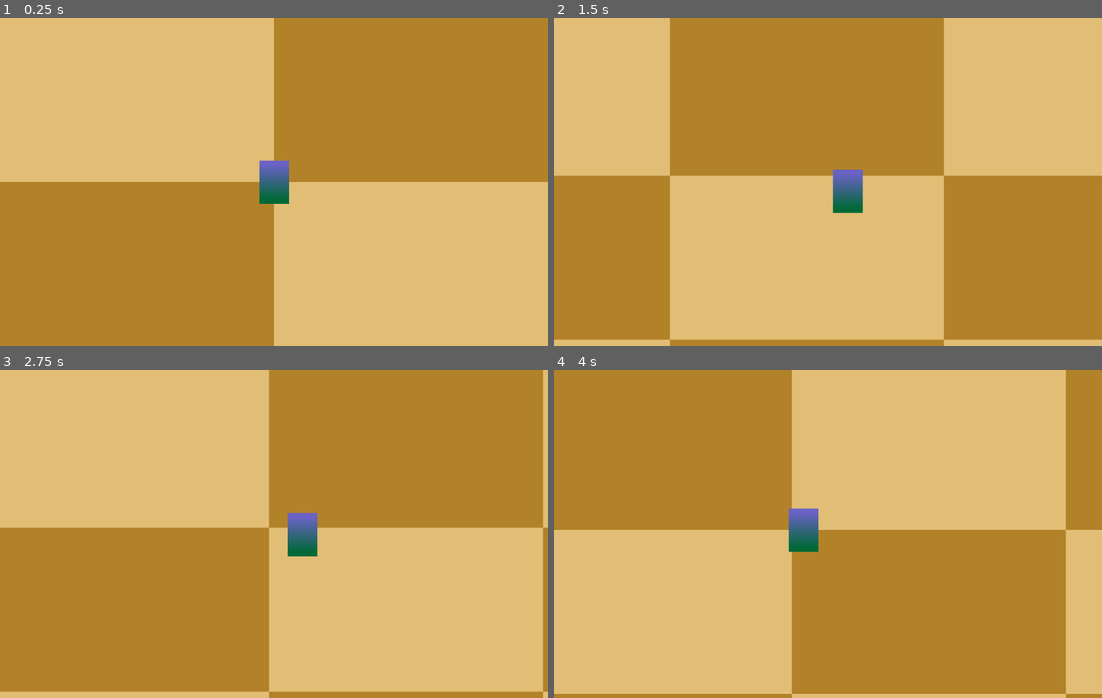
Above: before the commit, frames 1-4 (two rows, left to right).
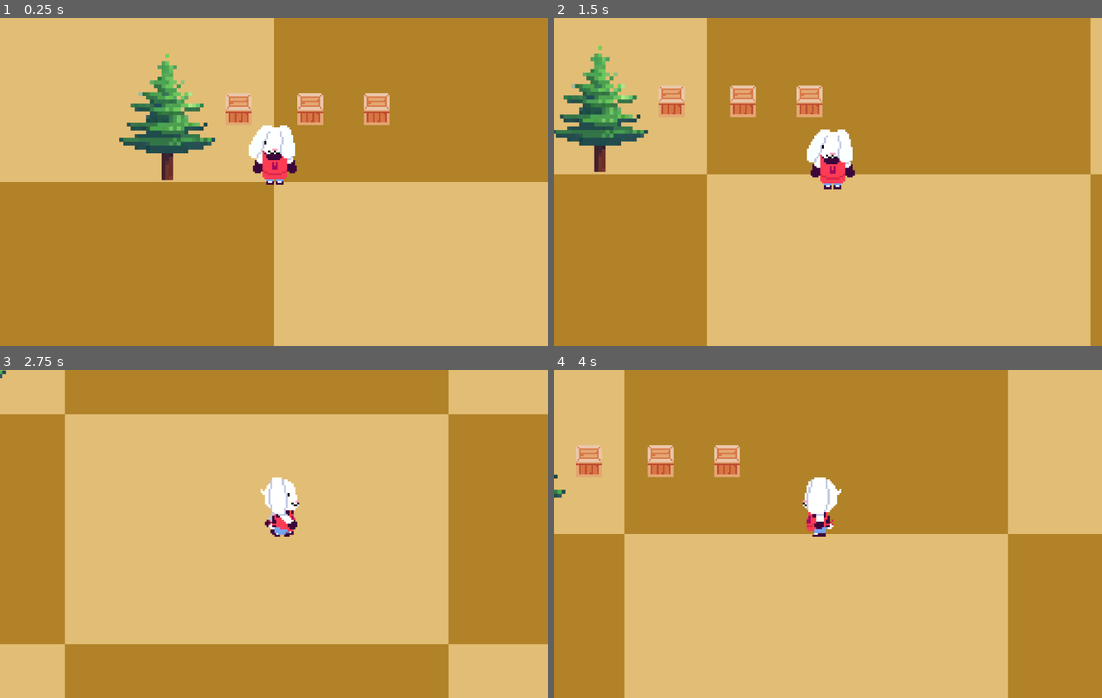
Above: after the commit, the same moments.

Repository: StreamusDark/Game-Jam-2025
Game: Godot game, scene res://Scenes/Prototyping/PrototypeCafe.tscn
Same seed, same stepped clock (60 frames per second), same inputs: the game is played once before the commit and once after it.
Inputs:
- Up to frame 1 (0.25 s): no input
- Up to frame 2 (1.5 s): tap Enter at 0.5 s; hold Right (ui_right) 0.53-1.28 s; hold Down (ui_down) from 1.28 s (still down)
- Up to frame 3 (2.75 s): release Down (ui_down) at 2.03 s; hold Right (ui_right) from 2.03 s (still down)
- Up to frame 4 (4 s): release Right (ui_right) at 2.78 s; hold Up (ui_up) 2.78-3.53 s; hold Left (ui_left) from 3.53 s (still down)

The runs differ from the first frame. In frame 1, 5.4% of the frame differs, in the area x 21-72%, y 10-57%; in frame 2, 40%; in frame 3, 51%; in frame 4, 60%, in the area x 0-100%, y 0-100%.

Commit message:
Character Animation and YSorting

Diff:
--- a/Entities/PrototypePlayer/ProtoPlayerControl.gd
+++ b/Entities/PrototypePlayer/ProtoPlayerControl.gd
@@ -1,11 +1,27 @@
 extends CharacterBody2D
-const max_speed = 500.0
-const accel = 2200
+const max_speed = 250.0
+const accel = 1250.0
+
+@onready var character_sprite = $Sprite
 
 func _process(delta):
 	movement_process(delta)
 
 func movement_process(delta: float):
 	var direction = Input.get_vector("ui_left", "ui_right", "ui_up", "ui_down")
+
+	# Movement Animation
+	if direction.x != 0:
+		var face_dir = "left" if (direction.x < 0) else "right"
+		character_sprite.play(face_dir)
+
+	elif direction.y != 0:
+		var face_dir = "back" if (direction.y < 0) else "front"
+		character_sprite.play(face_dir)
+
+	else:
+		character_sprite.stop()
+		character_sprite.frame = 0
+
 	velocity = velocity.move_toward(direction * max_speed, accel * delta)
 	move_and_slide()
--- a/Entities/PrototypePlayer/ProtoPlayerVisuals.gd
+++ /dev/null
@@ -1,5 +0,0 @@
-extends TextureRect
-
-
-func _process(delta: float) -> void:
-	pass
--- a/Entities/PrototypePlayer/PrototypePlayer.tscn
+++ b/Entities/PrototypePlayer/PrototypePlayer.tscn
@@ -1,38 +1,157 @@
-[gd_scene load_steps=6 format=3 uid="uid://cd0reu8phr487"]
+[gd_scene load_steps=21 format=3 uid="uid://cd0reu8phr487"]
 
 [ext_resource type="Script" uid="uid://b3ckjc7i2tf6p" path="res://Entities/PrototypePlayer/ProtoPlayerControl.gd" id="1_jqu18"]
-[ext_resource type="Script" uid="uid://c2gpdfevnvy80" path="res://Entities/PrototypePlayer/ProtoPlayerVisuals.gd" id="2_jqu18"]
+[ext_resource type="Texture2D" uid="uid://c26vca0epavsc" path="res://Entities/PrototypePlayer/bnuuy-Sheet.png" id="2_jqu18"]
 
-[sub_resource type="Gradient" id="Gradient_ex15j"]
-colors = PackedColorArray(0, 0.4117647, 0.21568628, 1, 0.41568628, 0.38431373, 0.77254903, 1)
+[sub_resource type="AtlasTexture" id="AtlasTexture_hf065"]
+atlas = ExtResource("2_jqu18")
+region = Rect2(0, 32, 32, 32)
 
-[sub_resource type="GradientTexture2D" id="GradientTexture2D_8p7qj"]
-gradient = SubResource("Gradient_ex15j")
-width = 1
-height = 5
-fill_from = Vector2(0, 1)
-fill_to = Vector2(0, 0)
+[sub_resource type="AtlasTexture" id="AtlasTexture_pshop"]
+atlas = ExtResource("2_jqu18")
+region = Rect2(0, 96, 32, 32)
+
+[sub_resource type="AtlasTexture" id="AtlasTexture_yy3k1"]
+atlas = ExtResource("2_jqu18")
+region = Rect2(0, 160, 32, 32)
+
+[sub_resource type="AtlasTexture" id="AtlasTexture_ed6tf"]
+atlas = ExtResource("2_jqu18")
+region = Rect2(0, 224, 32, 32)
+
+[sub_resource type="AtlasTexture" id="AtlasTexture_jqu18"]
+atlas = ExtResource("2_jqu18")
+region = Rect2(0, 0, 32, 32)
+
+[sub_resource type="AtlasTexture" id="AtlasTexture_8p7qj"]
+atlas = ExtResource("2_jqu18")
+region = Rect2(0, 64, 32, 32)
+
+[sub_resource type="AtlasTexture" id="AtlasTexture_1uq6x"]
+atlas = ExtResource("2_jqu18")
+region = Rect2(0, 128, 32, 32)
+
+[sub_resource type="AtlasTexture" id="AtlasTexture_q7pht"]
+atlas = ExtResource("2_jqu18")
+region = Rect2(0, 192, 32, 32)
+
+[sub_resource type="AtlasTexture" id="AtlasTexture_icvbq"]
+atlas = ExtResource("2_jqu18")
+region = Rect2(32, 0, 32, 32)
+
+[sub_resource type="AtlasTexture" id="AtlasTexture_1guo3"]
+atlas = ExtResource("2_jqu18")
+region = Rect2(32, 64, 32, 32)
+
+[sub_resource type="AtlasTexture" id="AtlasTexture_6lm12"]
+atlas = ExtResource("2_jqu18")
+region = Rect2(32, 128, 32, 32)
+
+[sub_resource type="AtlasTexture" id="AtlasTexture_g0334"]
+atlas = ExtResource("2_jqu18")
+region = Rect2(32, 192, 32, 32)
+
+[sub_resource type="AtlasTexture" id="AtlasTexture_v7kx7"]
+atlas = ExtResource("2_jqu18")
+region = Rect2(32, 32, 32, 32)
+
+[sub_resource type="AtlasTexture" id="AtlasTexture_bsuv6"]
+atlas = ExtResource("2_jqu18")
+region = Rect2(32, 96, 32, 32)
+
+[sub_resource type="AtlasTexture" id="AtlasTexture_76ai1"]
+atlas = ExtResource("2_jqu18")
+region = Rect2(32, 160, 32, 32)
+
+[sub_resource type="AtlasTexture" id="AtlasTexture_npgrl"]
+atlas = ExtResource("2_jqu18")
+region = Rect2(32, 224, 32, 32)
+
+[sub_resource type="SpriteFrames" id="SpriteFrames_cjmhn"]
+animations = [{
+"frames": [{
+"duration": 1.0,
+"texture": SubResource("AtlasTexture_hf065")
+}, {
+"duration": 1.0,
+"texture": SubResource("AtlasTexture_pshop")
+}, {
+"duration": 1.0,
+"texture": SubResource("AtlasTexture_yy3k1")
+}, {
+"duration": 1.0,
+"texture": SubResource("AtlasTexture_ed6tf")
+}],
+"loop": true,
+"name": &"back",
+"speed": 5.0
+}, {
+"frames": [{
+"duration": 1.0,
+"texture": SubResource("AtlasTexture_jqu18")
+}, {
+"duration": 1.0,
+"texture": SubResource("AtlasTexture_8p7qj")
+}, {
+"duration": 1.0,
+"texture": SubResource("AtlasTexture_1uq6x")
+}, {
+"duration": 1.0,
+"texture": SubResource("AtlasTexture_q7pht")
+}],
+"loop": true,
+"name": &"front",
+"speed": 5.0
+}, {
+"frames": [{
+"duration": 1.0,
+"texture": SubResource("AtlasTexture_icvbq")
+}, {
+"duration": 1.0,
+"texture": SubResource("AtlasTexture_1guo3")
+}, {
+"duration": 1.0,
+"texture": SubResource("AtlasTexture_6lm12")
+}, {
+"duration": 1.0,
+"texture": SubResource("AtlasTexture_g0334")
+}],
+"loop": true,
+"name": &"left",
+"speed": 5.0
+}, {
+"frames": [{
+"duration": 1.0,
+"texture": SubResource("AtlasTexture_v7kx7")
+}, {
+"duration": 1.0,
+"texture": SubResource("AtlasTexture_bsuv6")
+}, {
+"duration": 1.0,
+"texture": SubResource("AtlasTexture_76ai1")
+}, {
+"duration": 1.0,
+"texture": SubResource("AtlasTexture_npgrl")
+}],
+"loop": true,
+"name": &"right",
+"speed": 5.0
+}]
 
 [sub_resource type="RectangleShape2D" id="RectangleShape2D_ex15j"]
-size = Vector2(65, 95)
+size = Vector2(25, 10)
 
 [node name="MovementNode" type="CharacterBody2D"]
+y_sort_enabled = true
 motion_mode = 1
 script = ExtResource("1_jqu18")
 
-[node name="ProtoTexture" type="TextureRect" parent="."]
-anchors_preset = 15
-anchor_right = 1.0
-anchor_bottom = 1.0
-offset_left = -32.0
-offset_top = -47.0
-offset_right = 33.0
-offset_bottom = 48.0
-grow_horizontal = 2
-grow_vertical = 2
-texture = SubResource("GradientTexture2D_8p7qj")
-script = ExtResource("2_jqu18")
+[node name="Sprite" type="AnimatedSprite2D" parent="."]
+texture_filter = 1
+scale = Vector2(2.9999998, 2.9999995)
+sprite_frames = SubResource("SpriteFrames_cjmhn")
+animation = &"front"
+offset = Vector2(0, -14.5)
 
 [node name="Collision" type="CollisionShape2D" parent="."]
-position = Vector2(0.5, 0.5)
 shape = SubResource("RectangleShape2D_ex15j")
--- a/Scenes/Prototyping/PrototypeCafe.tscn
+++ b/Scenes/Prototyping/PrototypeCafe.tscn
@@ -1,19 +1,30 @@
-[gd_scene load_steps=3 format=3 uid="uid://cfkjqduve5x73"]
+[gd_scene load_steps=7 format=3 uid="uid://cfkjqduve5x73"]
 
 [ext_resource type="PackedScene" uid="uid://cd0reu8phr487" path="res://Entities/PrototypePlayer/PrototypePlayer.tscn" id="1_kuq25"]
 [ext_resource type="Texture2D" uid="uid://b3i71lfwb5qf2" path="res://Scenes/Prototyping/ExampleTile.png" id="1_ulgll"]
+[ext_resource type="Texture2D" uid="uid://bcqy2nclm2vgj" path="res://Scenes/Prototyping/BoxTemplate.png" id="2_ucyuc"]
+[ext_resource type="Texture2D" uid="uid://dqty43ohr3npy" path="res://Scenes/Prototyping/TreeTemplate.png" id="3_7uo42"]
+
+[sub_resource type="RectangleShape2D" id="RectangleShape2D_ucyuc"]
+size = Vector2(40, 22)
+
+[sub_resource type="RectangleShape2D" id="RectangleShape2D_7uo42"]
+size = Vector2(18, 17)
 
 [node name="PrototypeCafe" type="Node2D"]
 
-[node name="Tile" type="TextureRect" parent="."]
+[node name="Tiles" type="Node2D" parent="."]
+
+[node name="Tile" type="TextureRect" parent="Tiles"]
 texture_filter = 3
 custom_minimum_size = Vector2(1200, 720)
-offset_right = 40.0
-offset_bottom = 40.0
+offset_right = 1200.0
+offset_bottom = 720.0
 texture = ExtResource("1_ulgll")
 expand_mode = 1
+metadata/_edit_lock_ = true
 
-[node name="Tile2" type="TextureRect" parent="."]
+[node name="Tile2" type="TextureRect" parent="Tiles"]
 texture_filter = 3
 custom_minimum_size = Vector2(1200, 720)
 offset_left = 1200.0
@@ -21,8 +32,9 @@
 offset_bottom = 720.0
 texture = ExtResource("1_ulgll")
 expand_mode = 1
+metadata/_edit_lock_ = true
 
-[node name="Tile3" type="TextureRect" parent="."]
+[node name="Tile3" type="TextureRect" parent="Tiles"]
 texture_filter = 3
 custom_minimum_size = Vector2(1200, 720)
 offset_top = 720.0
@@ -30,8 +42,9 @@
 offset_bottom = 1440.0
 texture = ExtResource("1_ulgll")
 expand_mode = 1
+metadata/_edit_lock_ = true
 
-[node name="Tile4" type="TextureRect" parent="."]
+[node name="Tile4" type="TextureRect" parent="Tiles"]
 texture_filter = 3
 custom_minimum_size = Vector2(1200, 720)
 offset_left = 1200.0
@@ -40,10 +53,71 @@
 offset_bottom = 1440.0
 texture = ExtResource("1_ulgll")
 expand_mode = 1
+metadata/_edit_lock_ = true
 
-[node name="PrototypePlayer" parent="." instance=ExtResource("1_kuq25")]
-position = Vector2(600, 360)
+[node name="Enviornment" type="Node2D" parent="."]
+y_sort_enabled = true
 
-[node name="Camera2D" type="Camera2D" parent="PrototypePlayer"]
+[node name="StaticBody2D" type="StaticBody2D" parent="Enviornment"]
+y_sort_enabled = true
+texture_filter = 1
+position = Vector2(1145, 620)
+
+[node name="Sprite2D" type="Sprite2D" parent="Enviornment/StaticBody2D"]
+position = Vector2(-0.24993896, 0.27947998)
+scale = Vector2(2.3823547, 2.3823543)
+texture = ExtResource("2_ucyuc")
+offset = Vector2(0, -6)
+
+[node name="CollisionShape2D" type="CollisionShape2D" parent="Enviornment/StaticBody2D"]
+shape = SubResource("RectangleShape2D_ucyuc")
+
+[node name="StaticBody2D2" type="StaticBody2D" parent="Enviornment"]
+y_sort_enabled = true
+texture_filter = 1
+position = Vector2(1257, 620)
+
+[node name="Sprite2D" type="Sprite2D" parent="Enviornment/StaticBody2D2"]
+position = Vector2(-0.24993896, 0.27947998)
+scale = Vector2(2.3823547, 2.3823543)
+texture = ExtResource("2_ucyuc")
+offset = Vector2(0, -6)
+
+[node name="CollisionShape2D" type="CollisionShape2D" parent="Enviornment/StaticBody2D2"]
+shape = SubResource("RectangleShape2D_ucyuc")
+
+[node name="StaticBody2D3" type="StaticBody2D" parent="Enviornment"]
+y_sort_enabled = true
+texture_filter = 1
+position = Vector2(1361, 620)
+
+[node name="Sprite2D" type="Sprite2D" parent="Enviornment/StaticBody2D3"]
+position = Vector2(-0.24993896, 0.27947998)
+scale = Vector2(2.3823547, 2.3823543)
+texture = ExtResource("2_ucyuc")
+offset = Vector2(0, -6)
+
+[node name="CollisionShape2D" type="CollisionShape2D" parent="Enviornment/StaticBody2D3"]
+shape = SubResource("RectangleShape2D_ucyuc")
+
+[node name="StaticBody2D5" type="StaticBody2D" parent="Enviornment"]
+y_sort_enabled = true
+texture_filter = 1
+position = Vector2(1033, 708)
+
+[node name="Sprite2D" type="Sprite2D" parent="Enviornment/StaticBody2D5"]
+y_sort_enabled = true
+scale = Vector2(6, 6)
+texture = ExtResource("3_7uo42")
+offset = Vector2(0, -15)
+
+[node name="CollisionShape2D" type="CollisionShape2D" parent="Enviornment/StaticBody2D5"]
+shape = SubResource("RectangleShape2D_7uo42")
+
+[node name="PrototypePlayer" parent="Enviornment" instance=ExtResource("1_kuq25")]
+position = Vector2(1200, 720)
+
+[node name="Camera2D" type="Camera2D" parent="Enviornment/PrototypePlayer"]
+zoom = Vector2(1.4, 1.4)
 position_smoothing_enabled = true
-position_smoothing_speed = 7.0
+position_smoothing_speed = 15.0
Not shown, removed: Entities/PrototypePlayer/ProtoPlayerVisuals.gd.uid
Binary file added: Entities/PrototypePlayer/bnuuy-Sheet.png
Not shown, added: Entities/PrototypePlayer/bnuuy-Sheet.png.import
Binary file added: Scenes/Prototyping/BoxTemplate.png
Not shown, added: Scenes/Prototyping/BoxTemplate.png.import
Binary file added: Scenes/Prototyping/TreeTemplate.png
Not shown, added: Scenes/Prototyping/TreeTemplate.png.import
